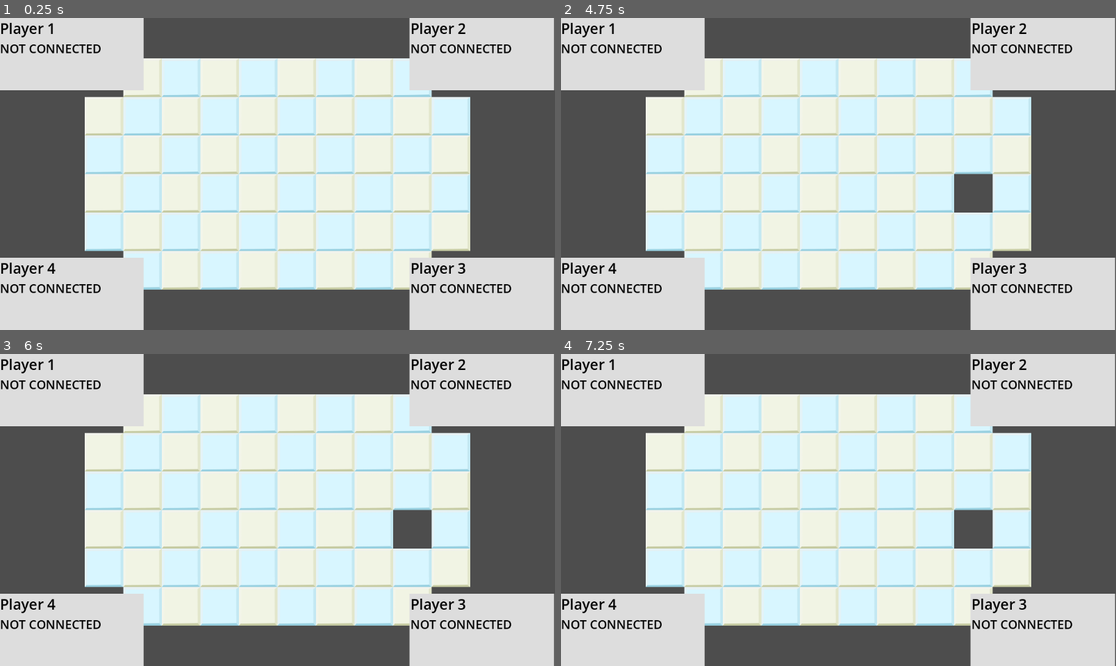
Above: before the commit, frames 1-4 (two rows, left to right).
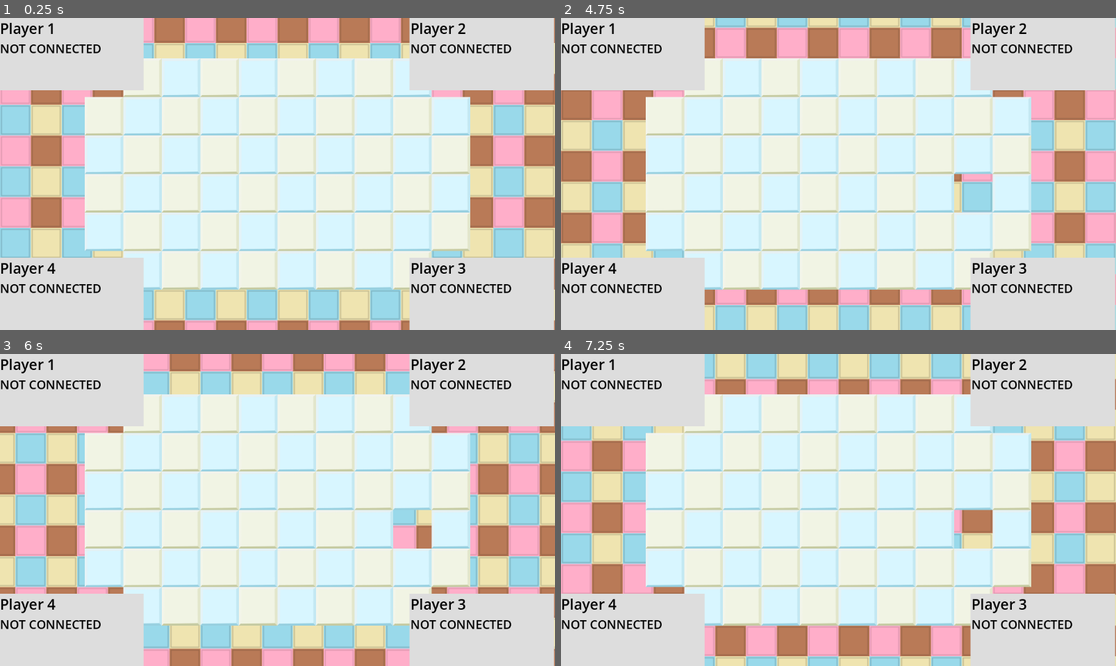
Above: after the commit, the same moments.

Repository: patator62180/GDWL_67
Game: Godot game, scene res://scenes/game/game.tscn
Two runs of this game, one before a commit and one after it. Both use one fixed random seed, a clock stepped at 60 frames per second and the inputs below. This scene is started directly instead of the project's main scene.
Inputs (mouse positions are in pixels of both pictures, inside the frame that each line leads up to):
- Up to frame 1 (0.25 s): no input
- Up to frame 2 (4.75 s): tap Enter (ui_accept) at 0.5, 0.77, 1.52, 3.02, 3.77, 4.52 s; move the mouse to (960, 158) at 0.52 s; hold Right (right) 0.53-1.28 s; right-click (960, 158) at 0.6 s; click (960, 158) at 0.67 s; move the mouse to (727, 189) at 1.27 s; hold Down (down) 1.28-2.03 s; click (727, 189) at 1.35 s; move the mouse to (894, 105) at 2.02 s; hold Right (right) 2.03-2.78 s; right-click (894, 105) at 2.1 s; move the mouse to (810, 236) at 2.77 s; hold Up (up) 2.78-3.53 s; click (810, 236) at 2.85 s; move the mouse to (1005, 220) at 3.52 s; hold Left (left) from 3.53 s (still down); right-click (1005, 220) at 3.6 s; move the mouse to (672, 127) at 4.27 s; click (672, 127) at 4.35 s
- Up to frame 3 (6 s): move the mouse to (305, 510) at 5.02 s; release Left (left) at 5.03 s; hold Down (down) 5.03-5.78 s; right-click (305, 510) at 5.1 s; click (305, 510) at 5.17 s; move the mouse to (194, 432) at 5.77 s; hold Right (right) from 5.78 s (still down); click (194, 432) at 5.85 s
- Up to frame 4 (7.25 s): tap Enter (ui_accept) at 6.02, 6.77 s; move the mouse to (960, 494) at 6.52 s; release Right (right) at 6.53 s; hold Up (up) from 6.53 s (still down); right-click (960, 494) at 6.6 s

The runs differ from the first frame. In frame 1, 30% of the frame differs, in the area x 0-100%, y 0-100%; in frame 2, 30%; in frame 3, 30%; in frame 4, 30%.
Error in both runs: Invalid access to property or key 'peer_player_joined' on a base object of type 'Nil'. (res://scenes/game/game.gd:22)

Commit message:
infinite scroll background

Diff:
--- /dev/null
+++ b/scenes/background/background.tscn
@@ -0,0 +1,17 @@
+[gd_scene load_steps=5 format=3 uid="uid://b81kmauxqg4ws"]
+
+[ext_resource type="Shader" path="res://scenes/background/infinite_background.gdshader" id="1_i8cim"]
+[ext_resource type="Texture2D" uid="uid://dfi348pkyrqp6" path="res://sprites/styleshit.png" id="1_ynv4w"]
+
+[sub_resource type="ShaderMaterial" id="ShaderMaterial_hx8cl"]
+shader = ExtResource("1_i8cim")
+shader_parameter/speed = Vector2(1, -0.5)
+shader_parameter/zoom = 0.02
+shader_parameter/input_texture = ExtResource("1_ynv4w")
+
+[sub_resource type="PlaceholderTexture2D" id="PlaceholderTexture2D_0munu"]
+
+[node name="Background" type="Sprite2D"]
+material = SubResource("ShaderMaterial_hx8cl")
+scale = Vector2(2000, 2000)
+texture = SubResource("PlaceholderTexture2D_0munu")
--- /dev/null
+++ b/scenes/background/infinite_background.gdshader
@@ -0,0 +1,11 @@
+shader_type canvas_item;
+
+uniform sampler2D input_texture;
+uniform vec2 speed;
+uniform float zoom;
+
+void fragment() {
+    float uvx = mod((UV.x/zoom) + (TIME*speed.x), 1.0f);
+    float uvy = mod((UV.y/zoom) + (TIME*speed.y), 1.0f);
+	COLOR = texture(input_texture, vec2(uvx, uvy));
+}
--- a/scenes/game/game.tscn
+++ b/scenes/game/game.tscn
@@ -1,8 +1,9 @@
-[gd_scene load_steps=10 format=3 uid="uid://dswfe7yyh4daq"]
+[gd_scene load_steps=11 format=3 uid="uid://dswfe7yyh4daq"]
 
 [ext_resource type="Script" path="res://scenes/game/game.gd" id="1_jy7t4"]
 [ext_resource type="PackedScene" uid="uid://biumy12wvsfs5" path="res://scenes/player_card/player_card.tscn" id="2_7n88y"]
 [ext_resource type="PackedScene" uid="uid://fceu5xy8mw51" path="res://scenes/player_manager/player_manager.tscn" id="3_6h5xp"]
+[ext_resource type="PackedScene" uid="uid://b81kmauxqg4ws" path="res://scenes/background/background.tscn" id="3_qtcvc"]
 [ext_resource type="Script" path="res://scenes/game/hazard_mananger.gd" id="3_vmlt8"]
 [ext_resource type="Script" path="res://scenes/grid/grid.gd" id="5_0p7w5"]
 [ext_resource type="TileSet" uid="uid://dpgv8vcohuucb" path="res://tile_sets/level1.tres" id="5_quoa4"]
@@ -17,6 +18,8 @@
 player_characters = [NodePath("PlayerManager0"), NodePath("PlayerManager1"), NodePath("PlayerManager2"), NodePath("PlayerManager3")]
 player_cards = [NodePath("HUD/PlayerCards/PlayerCard0Anchor/PlayerCard0"), NodePath("HUD/PlayerCards/PlayerCard1Anchor/PlayerCard1"), NodePath("HUD/PlayerCards/PlayerCard2Anchor/PlayerCard2"), NodePath("HUD/PlayerCards/PlayerCard3Anchor/PlayerCard3")]
 grid = NodePath("Grid")
+
+[node name="Background" parent="." instance=ExtResource("3_qtcvc")]
 
 [node name="HUD" type="CanvasLayer" parent="."]
 
